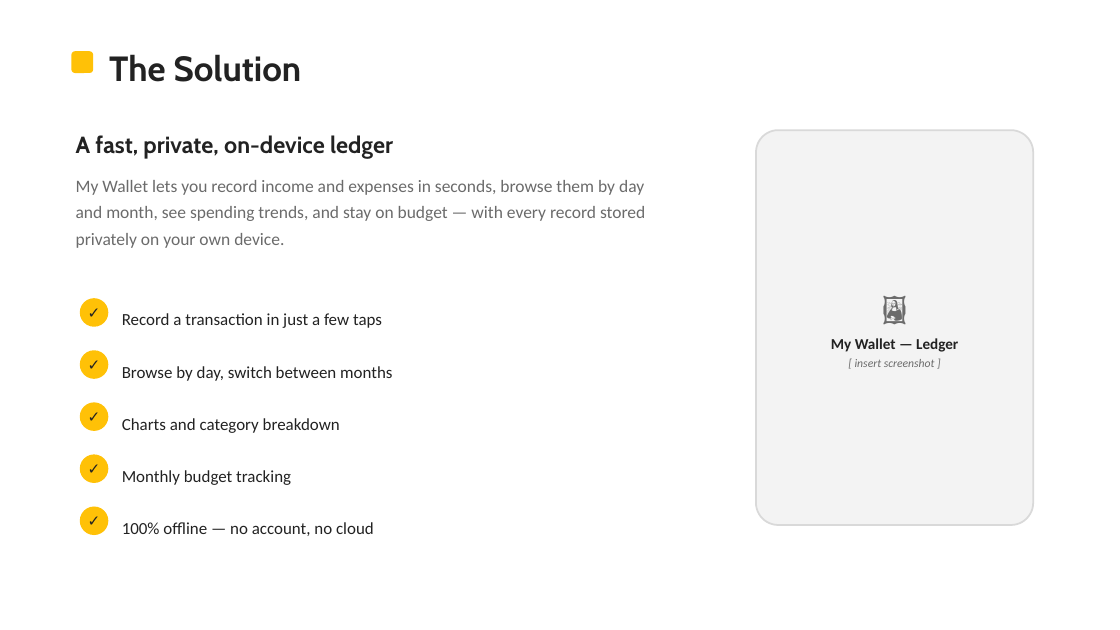
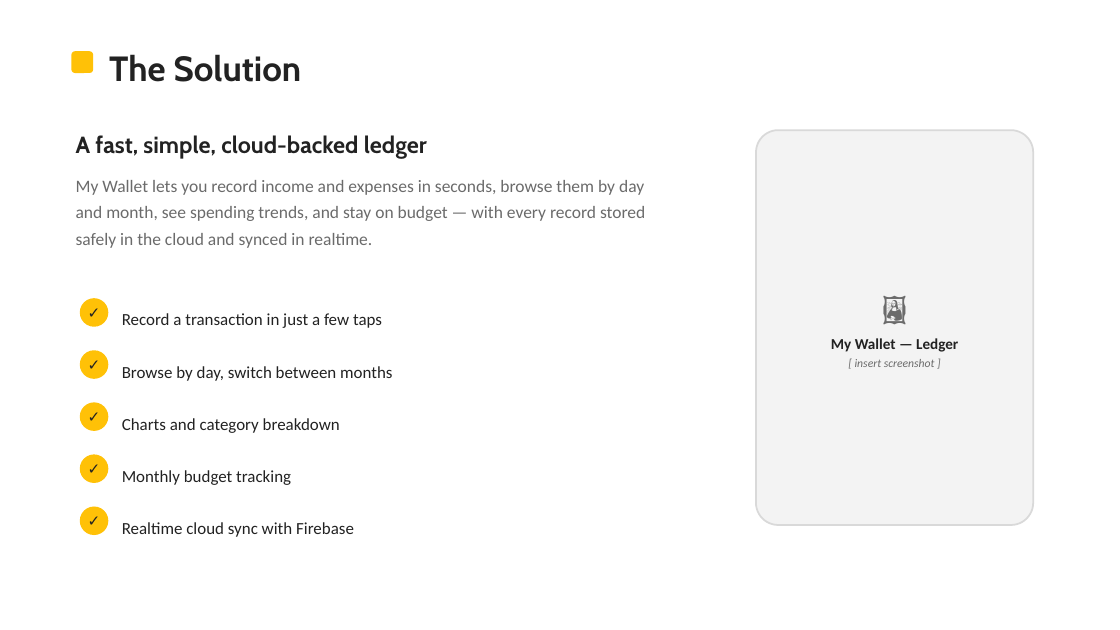
Before and after one commit to LBBT-God/expense-tracker, a slide deck: slide 3 of docs/My_Wallet_Presentation.pptx. Drawn at 1120x630 pixels with LibreOffice and Linux fonts; fonts in the diff are those of the drawing. Boxes give left, top, right and bottom in pixels: in the first picture for what was removed or moved away, otherwise in the second. Text is boxed around its words. In the diff, an @@ line names an element or a change of style, - is before the commit and + after.

Commit message:
Migrate data layer to Cloud Firestore; add Firebase setup, manual & updated docs
- Replace shared_preferences with firebase_core + cloud_firestore
- Add lib/firebase_options.dart (web) for the shared Firebase project
- Realtime snapshot listener for transactions; budget in settings/app
- Update tests to use fake_cloud_firestore (12 passing)
- Update README, project report and slides to reflect Firebase
- Add docs/USER_MANUAL.md (setup & demo guide for the team)

```diff
--- a/docs/My_Wallet_Presentation.pptx
+++ b/docs/My_Wallet_Presentation.pptx
@@ text at (x1=76, y1=135, x2=645, y2=248): text changed @@
-A fast, private, on-device ledger
-My Wallet lets you record income and expenses in seconds, browse them by day and month, see spending trends, and stay on budget — with every record stored privately on your own device.
+A fast, simple, cloud-backed ledger
+My Wallet lets you record income and expenses in seconds, browse them by day and month, see spending trends, and stay on budget — with every record stored safely in the cloud and synced in realtime.
@@ text at (x1=122, y1=522, x2=354, y2=537): text changed @@
-100% offline — no account, no cloud
+Realtime cloud sync with Firebase
```
Also in this commit, not shown: 10 other slides changed, 15 other files.
